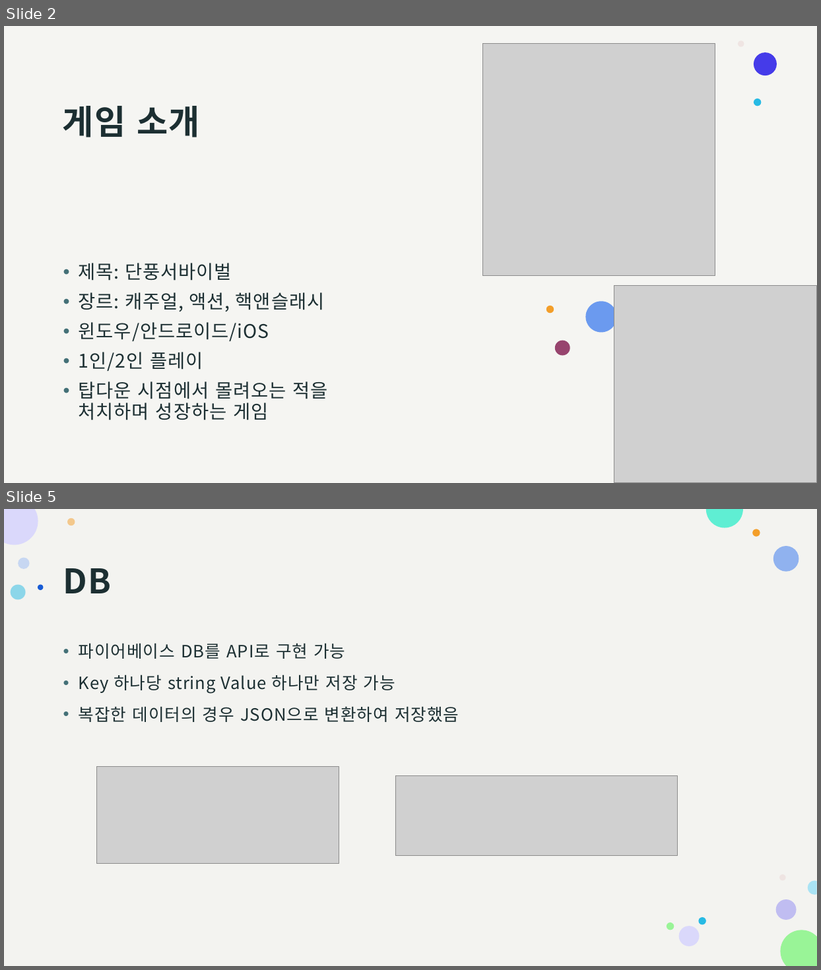
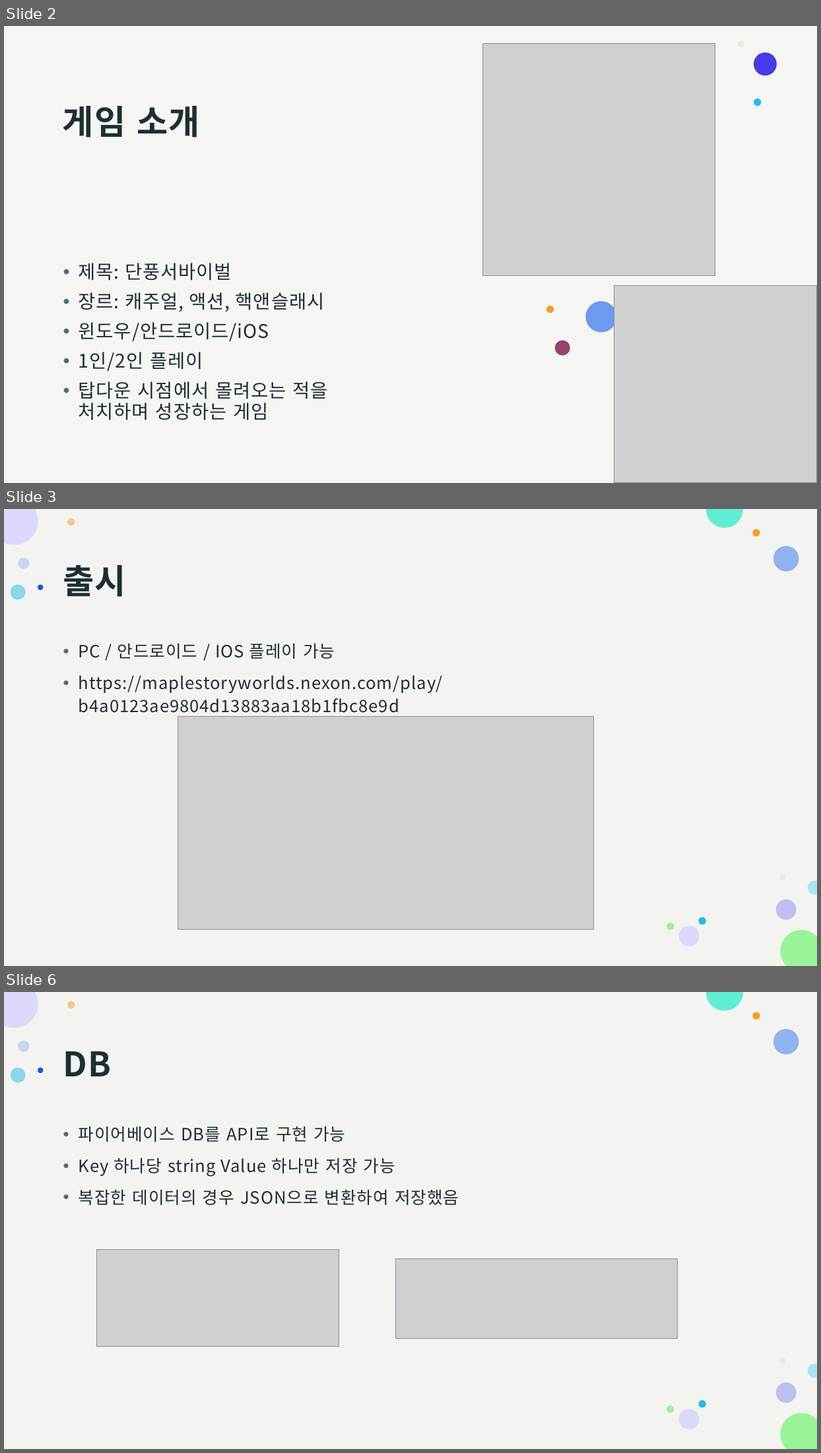
Before and after one commit to pknu-wap/Maple-Survival, a slide deck: 발표자료/최종발표.pptx. Shown one above the other, each under a label of ours: slides 2 and 5 before the commit, slides 2, 3 and 6 after it; the slides between them are not shown. The pictures are 821x970 and 821x1453 pixels, drawn with LibreOffice and Linux fonts; fonts in the diff are those of the drawing; grey boxes stand for pictures. Boxes give left, top, right and bottom in pixels: in the first picture for what was removed or moved away, otherwise in the second. Text is boxed around its words. In the diff, an @@ line names an element or a change of style, - is before the commit and + after.

```diff
--- a/발표자료/최종발표.pptx
+++ b/발표자료/최종발표.pptx
@@ slide 3 added at [4, 509, 817, 966], background #FFFFFF; not listed: 16 template elements that a slide beside it also shows @@
@@ title added at [63, 565, 127, 597], 40 pt, text #1C2F32, bold @@
+출시
@@ text added at [79, 643, 443, 717], 20 pt, text #1C2F32 @@
+• PC / 안드로이드 / IOS 플레이 가능
+• https://maplestoryworlds.nexon.com/play/b4a0123ae9804d13883aa18b1fbc8e9d
@@ picture added at [178, 716, 594, 930] @@
@@ what was slide 5 is now slide 6 @@
```
Also in this commit, not shown: 1 slide changed.
